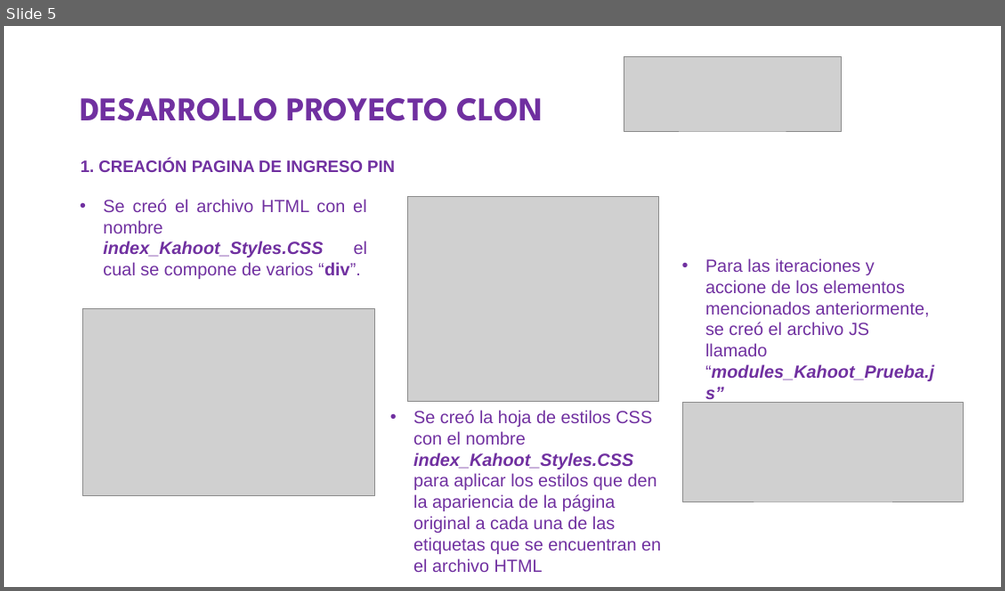
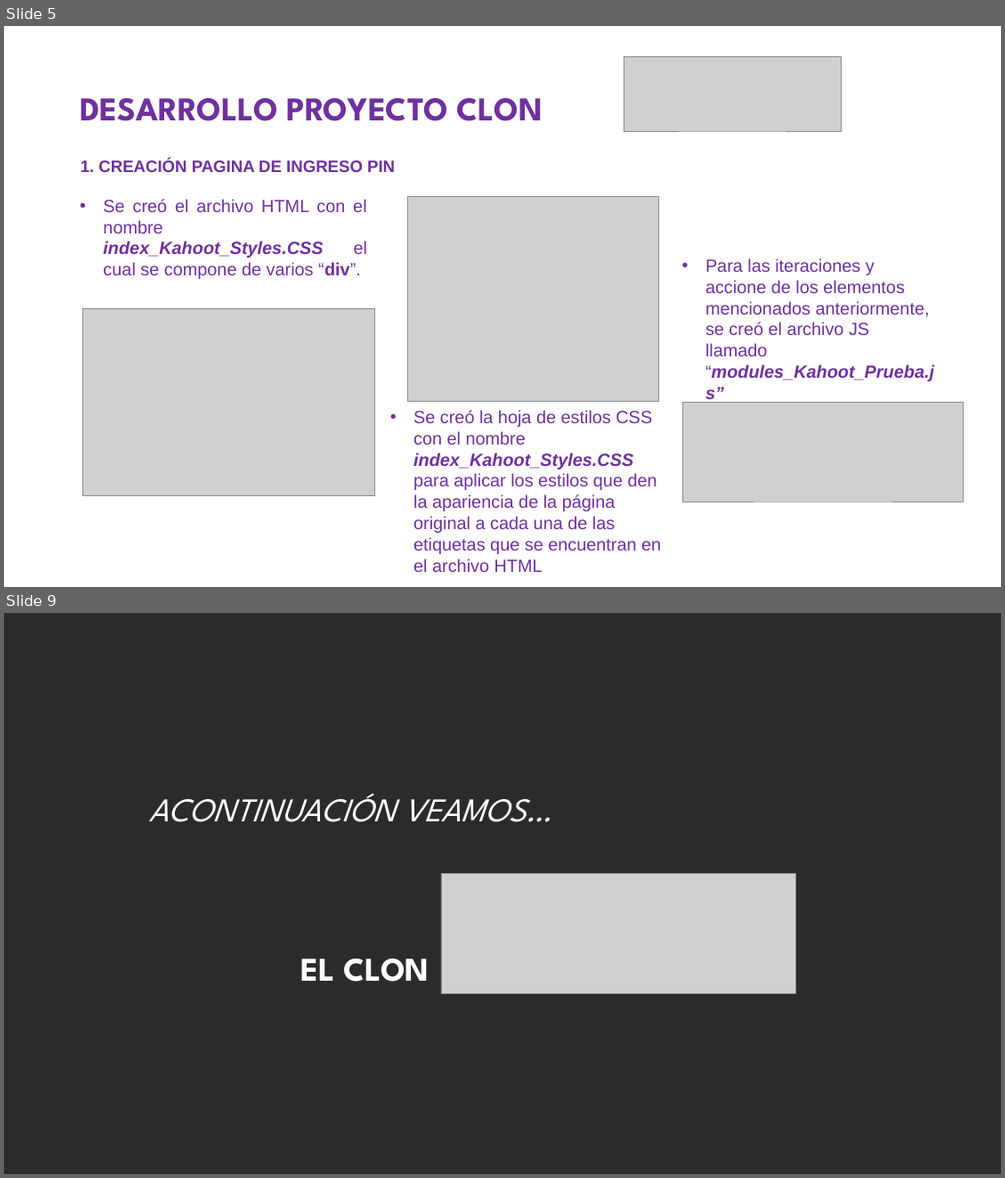
Before and after one commit to eschala/Proyecto_Clonaci-n_Kahoot_2023-2, a slide deck: Kahoot_Files_Beta_ADL/Presentacion CLON KAHOOT.pptx. Shown one above the other, each under a label of ours: slide 5 before the commit, slides 5 and 9 after it; the slides between them are not shown. The pictures are 1005x591 and 1005x1178 pixels, drawn with LibreOffice and Linux fonts; fonts in the diff are those of the drawing; grey boxes stand for pictures; background and template pictures are left out; a plain dark background stands for a picture behind light text. Boxes give left, top, right and bottom in pixels: in the first picture for what was removed or moved away, otherwise in the second. Text is boxed around its words. In the diff, an @@ line names an element or a change of style, - is before the commit and + after.

```diff
--- a/Kahoot_Files_Beta_ADL/Presentacion CLON KAHOOT.pptx
+++ b/Kahoot_Files_Beta_ADL/Presentacion CLON KAHOOT.pptx
@@ slide 9 added at (x1=4, y1=613, x2=1001, y2=1174), background picture (left out) @@
@@ text added at (x1=148, y1=793, x2=551, y2=981), 32 pt, text #FFFFFF, italic @@
+ACONTINUACIÓN VEAMOS…
+EL CLON
@@ picture added at (x1=442, y1=873, x2=796, y2=994) @@
```
Also in this commit, not shown: 3 slides changed, 2 other slides added.
